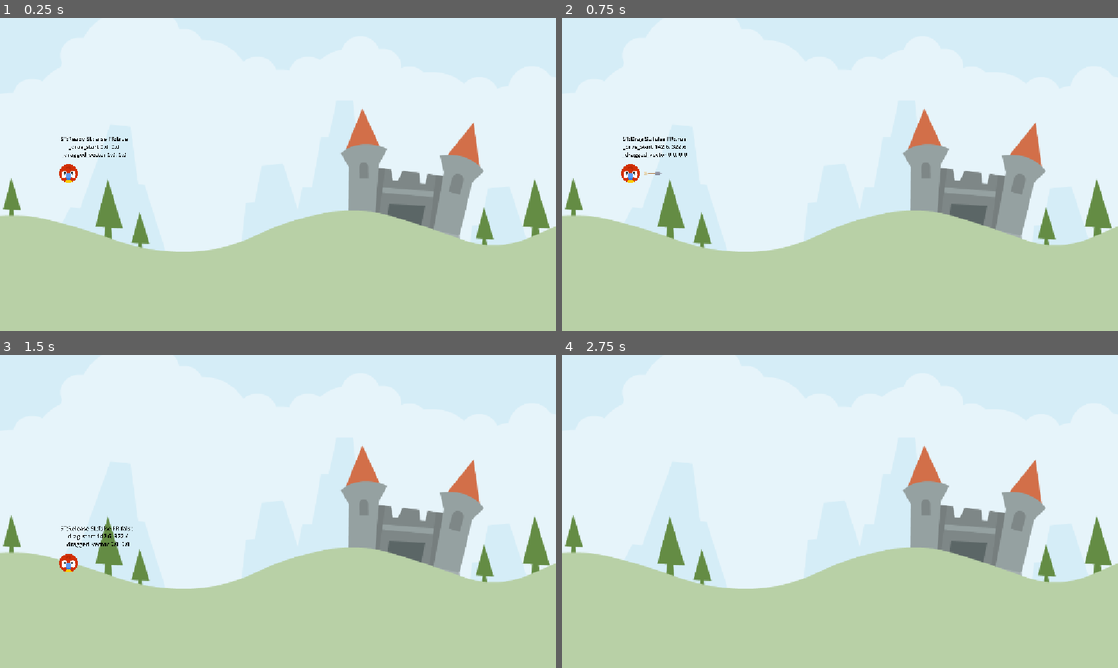
Above: before the commit, frames 1-4 (two rows, left to right).
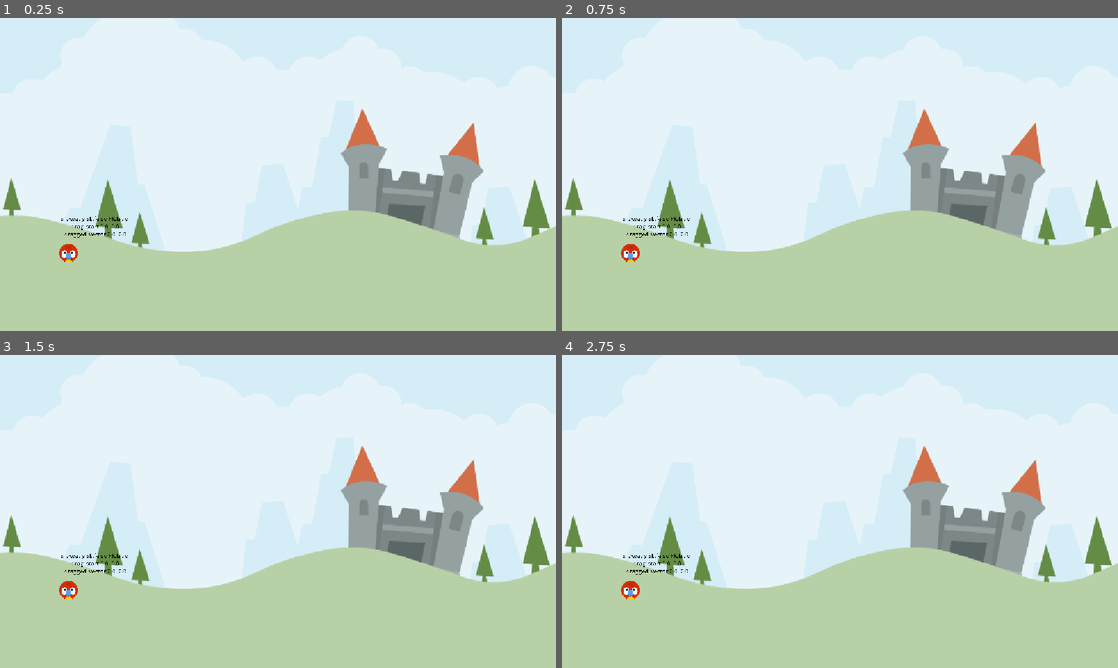
Above: after the commit, the same moments.

Repository: deanglane/angry-animals
Game: Godot game, scene res://Scenes/LevelBase/LevelBase.tscn
The game is run twice, just before and just after one commit, with the same random seed, the same clock (stepped at 60 frames per second) and the same inputs.
Inputs (mouse positions are in pixels of both pictures, inside the frame that each line leads up to):
- Up to frame 1 (0.25 s): no input
- Up to frame 2 (0.75 s): tap Enter at 0.5 s; drag from (628, 174) to (895, 105) at 0.52 s
- Up to frame 3 (1.5 s): drag from (166, 527) to (250, 574) at 1.27 s
- Up to frame 4 (2.75 s): move the mouse to (895, 442) at 2.02 s; press the mouse at (895, 442) at 2.03 s

The runs differ from the first frame. In frame 1, 0.6% of the frame differs, in the area x 10-23%, y 38-79%; in frame 2, 0.6%; in frame 3, 0.6%; in frame 4, 0.3%.

Commit message:
Added logic for flight and arrow scale/rotation

Diff:
--- a/Scenes/Animal/Animal.gd
+++ b/Scenes/Animal/Animal.gd
@@ -7,6 +7,8 @@
 
 const DRAG_LIM_MAX: Vector2 = Vector2(0, 60) # Bottom right
 const DRAG_LIM_MIN: Vector2 = Vector2(-60, 0)
+const IMPLUSE_MULTI: float = 20.0 # multiplier for the  fire impulse (needs better comment)
+const IMPLUSE_MAX: float = 1200.00 # max value for the impulse (needs better comment)
 
 
 @onready var arrow: Sprite2D = $Arrow
@@ -23,22 +25,22 @@
 
 func _unhandled_input(event: InputEvent) -> void:
 	if _state == AnimalState.Drag and event.is_action_released("drag"):
-		change_state(AnimalState.Release)
-
+		call_deferred("change_state", AnimalState.Release) # defers the call up to the end of the current frame
 
 # Called when the node enters the scene tree for the first time.
+# Get the game setup and ready to play
 func _ready() -> void:
 	setup()
 
 func setup() -> void:
-	_arrorw_scale_x = arrow.scale.x
+	_arrorw_scale_x = arrow.scale.x # Stores the scale.x of the arrow for strecthing later
 	print("_arrorw_scale_x ",_arrorw_scale_x)
 	arrow.hide() # hides the arrow sprte when the game starts
-	_start = position
-	print("_start ",_start)
+	_start = position # stores the initial position of the animal sprite
+	print("_start (initial starting point) ",_start)
 
 
-func _physics_process(delta: float) -> void:
+func _physics_process(_delta: float) -> void:
 	update_state()
 	update_debug_label()
 
@@ -58,6 +60,17 @@
 
 # DRAGGING FUNCTIONS
 #region drag
+
+# Handles the linear interpolation of the dragging and scalling effect of the arrow
+func update_arrow_scale() -> void:
+	var imp_len: float = calculate_impulse().length() # stores the length of the vector
+	print("imp_len ",imp_len)
+	var perc: float = clamp(imp_len / IMPLUSE_MAX, 0.0, 1.0) # creates a percentage value which is the length / max impulse (1200)
+	print("perc ",perc)
+	arrow.scale.x = lerp(_arrorw_scale_x, _arrorw_scale_x * 2, perc) # Changes the scale of on the x axis using lerp which sets a value between the 2 _arrorw_scale_x(0.3) & (0.6) values based on the percentage.
+	print("arrow.scale.x ",arrow.scale.x)
+	arrow.rotation = (_start - position).angle()
+	print("arrow.rotation ",_start - position)
 
 # This will show the arrow sprite and set the gloabl mouse position to the _drag_start varibale.
 func start_dragging() -> void:
@@ -92,16 +105,22 @@
 	position = _start + _dragged_vector # update the animal's position every frame so it looks like it is moving with the mouse cursor
 	print("position ",position)
 
+	update_arrow_scale() # evokes the stretching and scalling of the arrow
+
 #endregion
 
 #region release
+
+# function to calculate the impulse force
+func calculate_impulse() -> Vector2:
+	return _dragged_vector * -IMPLUSE_MULTI
 
 # what to do when the click has been released.
 func start_release() -> void:
 	arrow.hide() # hides the srrow upon release of the mouse click
 	launch_sound.play() # plays the launch sound fx
 	freeze = false # unfreezes the ridgidBody2d sprite
-
+	apply_central_impulse(calculate_impulse())
 
 #endregion
 
@@ -131,7 +150,7 @@
 
 # ALL SIGNAL FUNCTIONS
 #region signals
-func _on_input_event(viewport: Node, event: InputEvent, shape_idx: int) -> void:
+func _on_input_event(_viewport: Node, event: InputEvent, _shape_idx: int) -> void:
 	# Check to see if the mouse buttong has been clicked and the currect state is set to Ready.
 	if event.is_action_pressed("drag") and _state == AnimalState.Ready:
 		change_state(AnimalState.Drag) # Changes the currect state to Drag. We pass the state Drag to the function
@@ -145,7 +164,7 @@
 	pass # Replace with function body.
 
 
-func _on_body_entered(body: Node) -> void:
+func _on_body_entered(_body: Node) -> void:
 	pass # Replace with function body.
 
 #endregion
--- a/Scenes/LevelBase/LevelBase.tscn
+++ b/Scenes/LevelBase/LevelBase.tscn
@@ -12,4 +12,4 @@
 centered = false
 
 [node name="Animal" parent="." instance=ExtResource("2_bgw71")]
-position = Vector2(142, 322)
+position = Vector2(142, 487)
